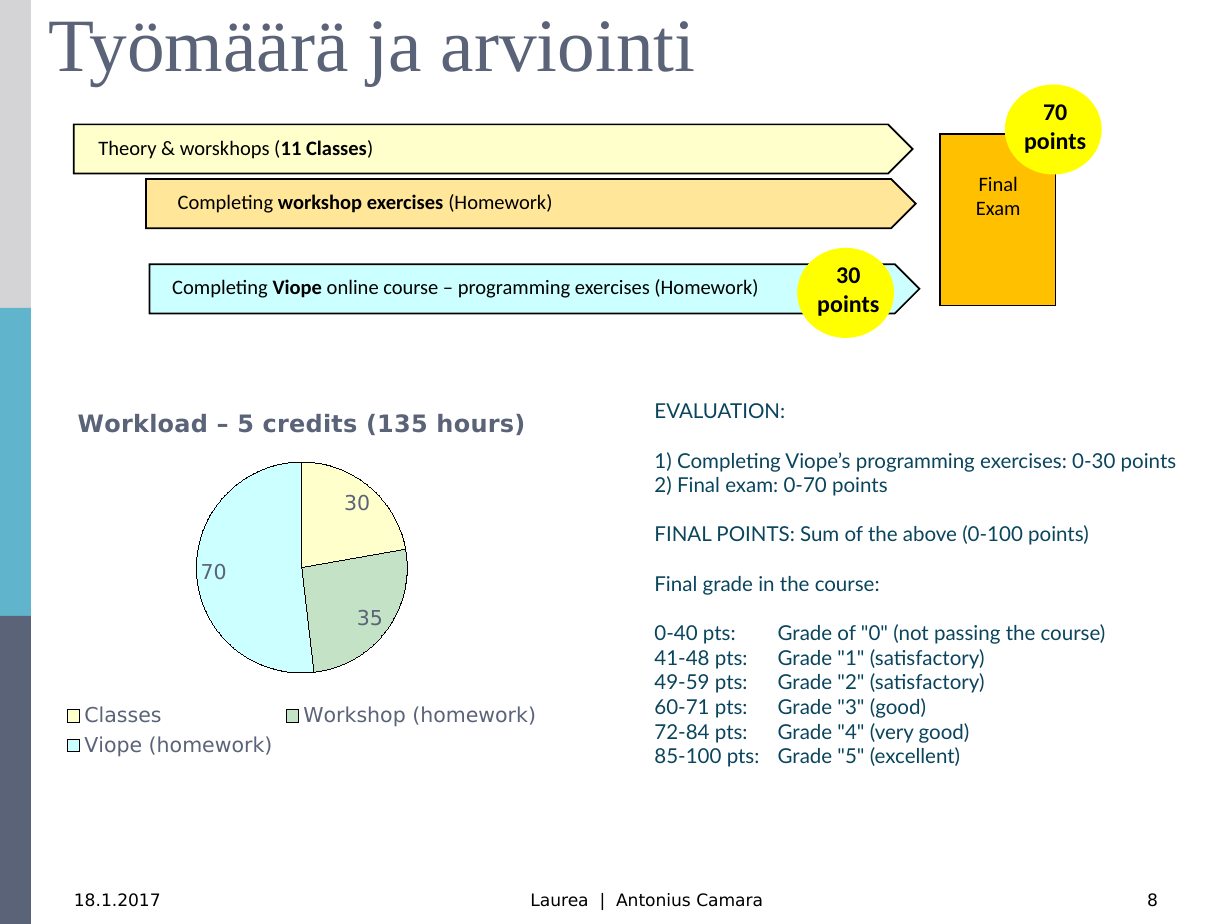
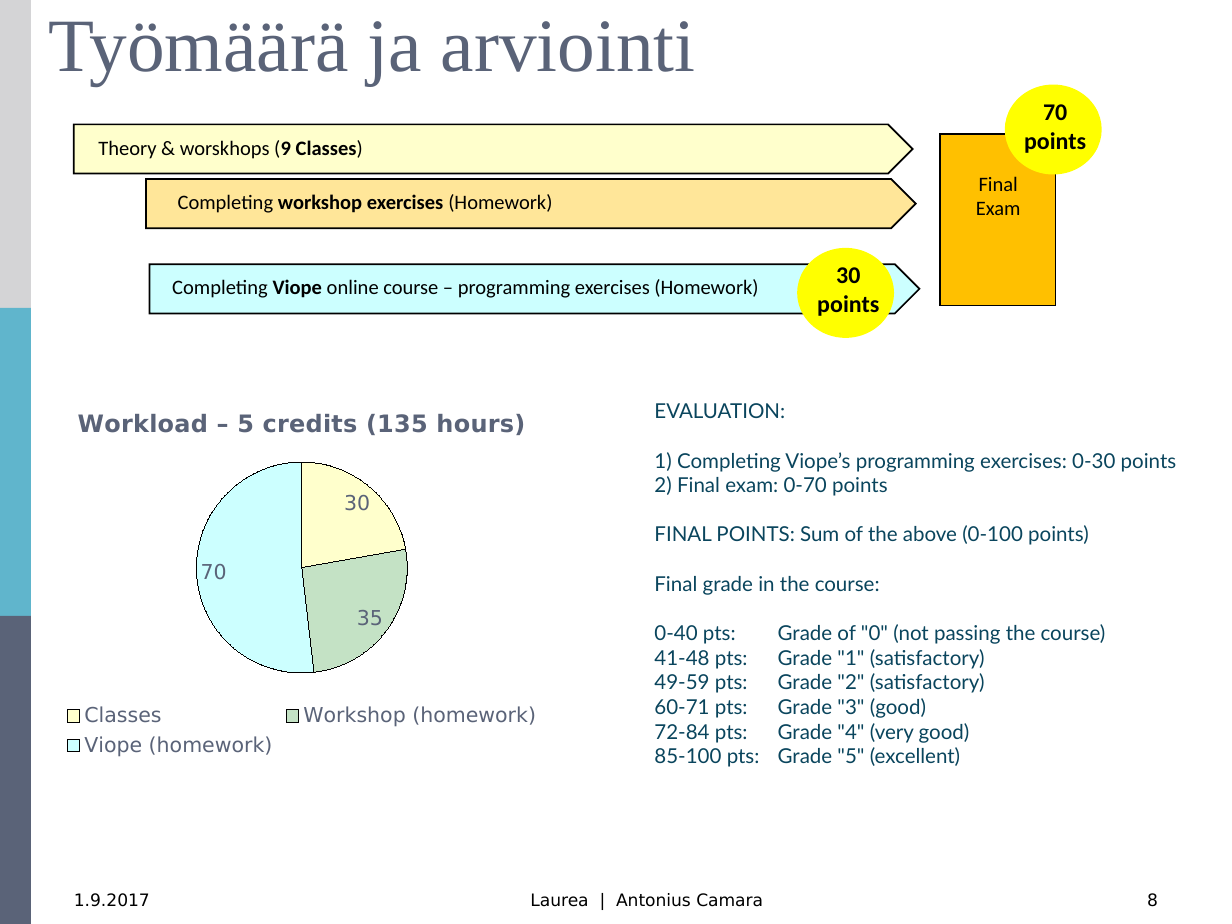
Before and after one commit to mjstenbe/OO_2017, a slide deck: slide 8 of Lecture materials (Antonius)/R0027-Luento-1-Intro.pptx. Drawn at 1232x924 pixels with LibreOffice and Linux fonts; fonts in the diff are those of the drawing. Boxes give left, top, right and bottom in pixels: in the first picture for what was removed or moved away, otherwise in the second. Text is boxed around its words. In the diff, an @@ line names an element or a change of style, - is before the commit and + after.

```diff
--- a/Lecture materials (Antonius)/R0027-Luento-1-Intro.pptx
+++ b/Lecture materials (Antonius)/R0027-Luento-1-Intro.pptx
@@ text at [98, 140, 363, 159]: text changed @@
-Theory & worskhops (11 Classes)
+Theory & worskhops (9 Classes)
@@ text at [74, 893, 150, 907]: text changed @@
-18.1.2017
+1.9.2017
```
Also in this commit, not shown: 7 other slides changed, 3 other files.
